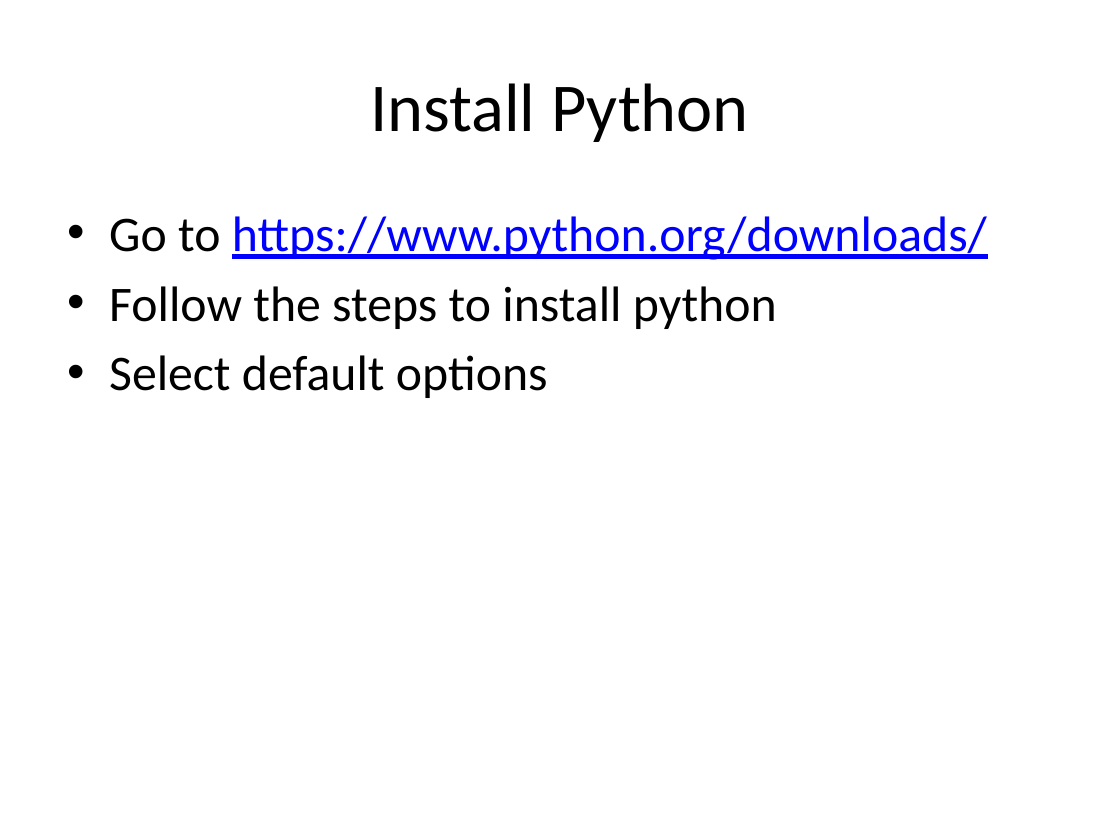
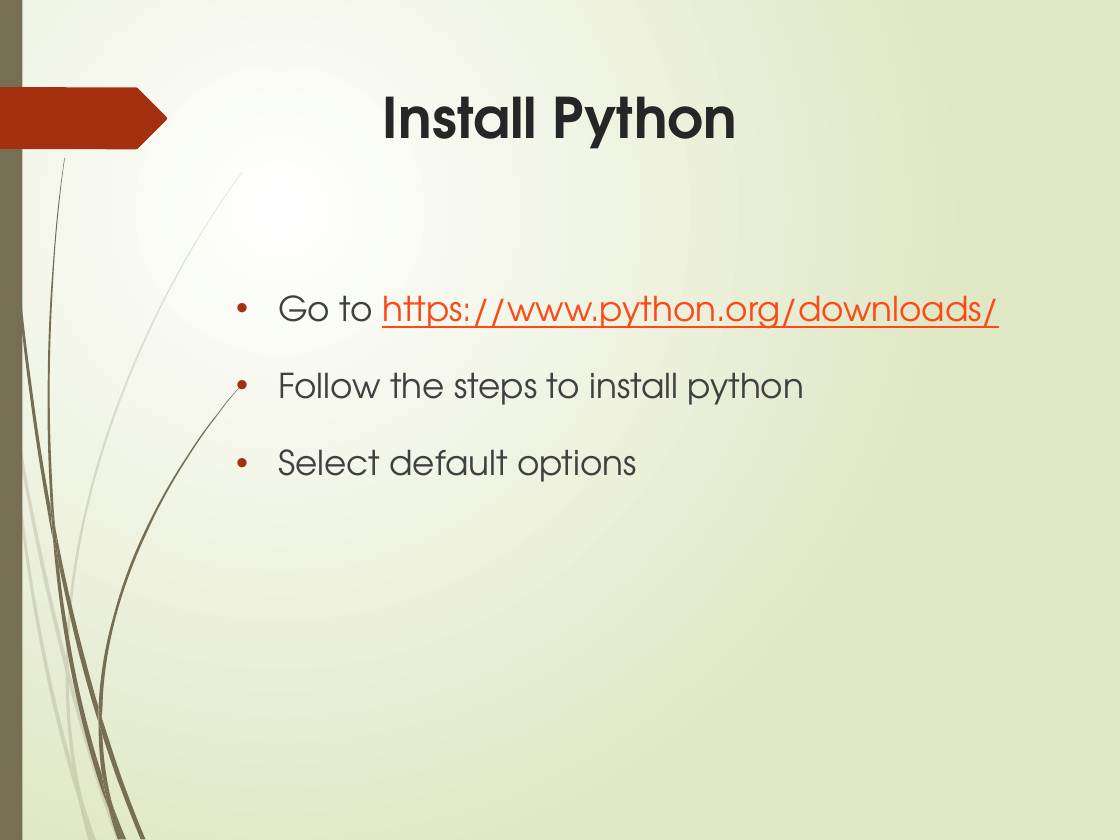
Before and after one commit to amitcharaya/CBDTWEB, a slide deck: slide 5 of CBDT ON NACH.pptx. Drawn at 1120x840 pixels with LibreOffice and Linux fonts; fonts in the diff are those of the drawing. Boxes give left, top, right and bottom in pixels: in the first picture for what was removed or moved away, otherwise in the second. Text is boxed around its words. In the diff, an @@ line names an element or a change of style, - is before the commit and + after.

```diff
--- a/CBDT ON NACH.pptx
+++ b/CBDT ON NACH.pptx
@@ background #FFFFFF to gradient #FFFFFF to #DFE8C4 @@
@@ rectangle added at [0, 0, 22, 840], fill #766F54 @@
@@ title "Install Python": place and size @@
-title "Install Python" at [370, 83, 749, 142]
+title "Install Python" at [383, 96, 737, 149]
@@ title "Install Python" at [383, 96, 737, 149]: size 44 to 36 pt, font Calibri to TeX Gyre Adventor, text colour #000000 to #262626, bold on; vertical alignment middle to top @@
@@ freeform shape added at [0, 87, 167, 150], fill #A53010 @@
@@ text "Go to https://www.python.org/downloads/": place and size @@
-text "Go to https://www.python.org/downloads/" at [109, 216, 987, 398]
+text "Go to https://www.python.org/downloads/" at [278, 295, 999, 482]
@@ text "Go to https://www.python.org/downloads/" at [278, 295, 999, 482]: size 32 to 22 pt, font Calibri to TeX Gyre Adventor; text colour #000000 to #404040 in "Go to", "Follow the steps to install python", "Select default options"; text colour #0000FF to #FB4A18 in "https://www.python.org/downloads/"; line spacing 1 to 1.5; more space between paragraphs @@
@@ group added at [0, 171, 243, 840]: 10 freeform shapes @@
@@ group added at [2, 0, 242, 840]: 12 freeform shapes @@
```
Also in this commit, not shown: 12 other slides changed, 10 slides added, 10 slides removed, 4 other files.
